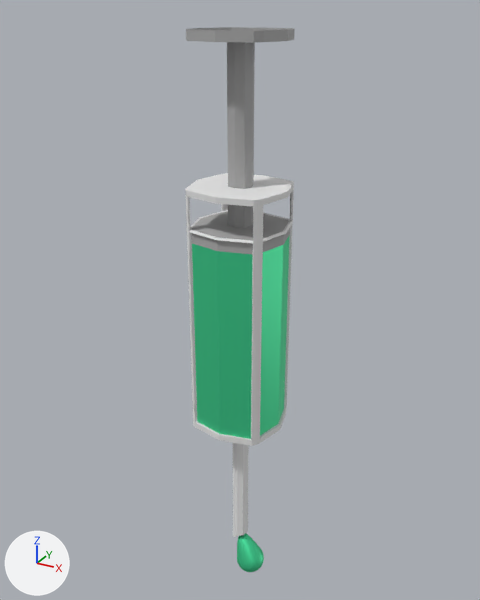
An edit to the FBX model Assets/Models/Needle.fbx, drawn before and after from the same camera.
The view is the same before and after, from a 50 mm camera at (7.39, -13.48, 4.45) aimed at (-0.23, 0.39, -2.48). Lighting does not change. The marker at lower left points along +X, +Y and +Z. The older version comes first. Vertices at exactly the same position are counted once.

Objects in the first picture: 'Needle'.
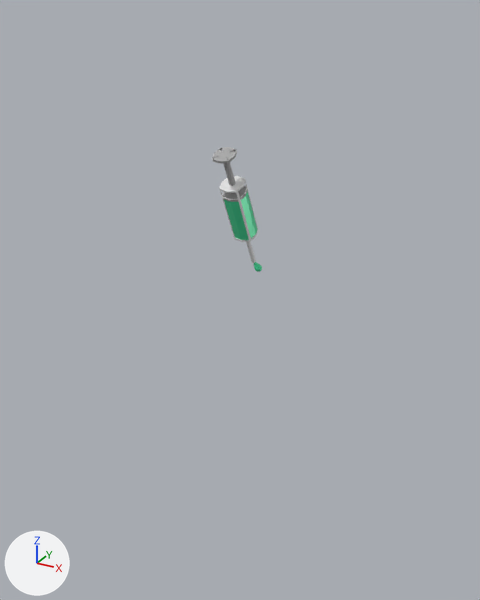
What changed in the scene script:
```text
Change mat_goop_001:
    mat_goop_001.roughness: 0.501 -> 0.346
Change me_cube_002:
    used by ob_needle; location = (0.0, 0.0, 0.0)
    remove me_cube_002.from_pydata(...)  # 470 vertices, 439 faces; spans x -1.2..1.2, y -1.2..1.2, z -11.1..4.0
    add me_cube_002.from_pydata(...)  # 499 vertices, 469 faces; spans x -0.3..0.3, y -1.8..1.6, z -0.9..1.0
    me_cube_002 part 1: the loose piece of 98 vertices spanning x -0.1..0.7, y -0.4..0.4, z -11.1..-9.8 is turned -64.1 degrees about the x axis through its middle and scaled by 0.241, then moved by (-0.3, -1.6, 9.6)
    me_cube_002 part 2: a new loose piece of 384 vertices spanning x -0.3..0.3, y -1.6..1.6, z -0.8..1.0
    me_cube_002 part 3: 372 vertices removed from x -1.2..1.2, y -1.2..1.2, z -10.0..4.0; 17 vertices added at x -0.3..0.2, y -0.7..-0.5, z -0.5..-0.1
Change ob_needle:
    ob_needle.rotation_euler: (0.0, 0.0, 0.0) -> (1.571, 0.0, 0.0)  # degrees (0, 0, 0) -> degrees (90, 0, 0)
```

Boxes [x1, y1, x2, y2] around the edits, measured in the pictures (480 x 600 px; the box of a moved part takes in the faces that stretch with it):
'Needle', surface changed, reshaped, turned
    before: [185, 27, 295, 572]
    after: [212, 147, 262, 272]
part 1 of me_cube_002, moved or reshaped
    before: [237, 533, 264, 572]
    after: [254, 262, 262, 272]
part 2 of me_cube_002, added
    after: [212, 147, 258, 263]
part 3 of me_cube_002, cut back
    before: [185, 27, 295, 537]
